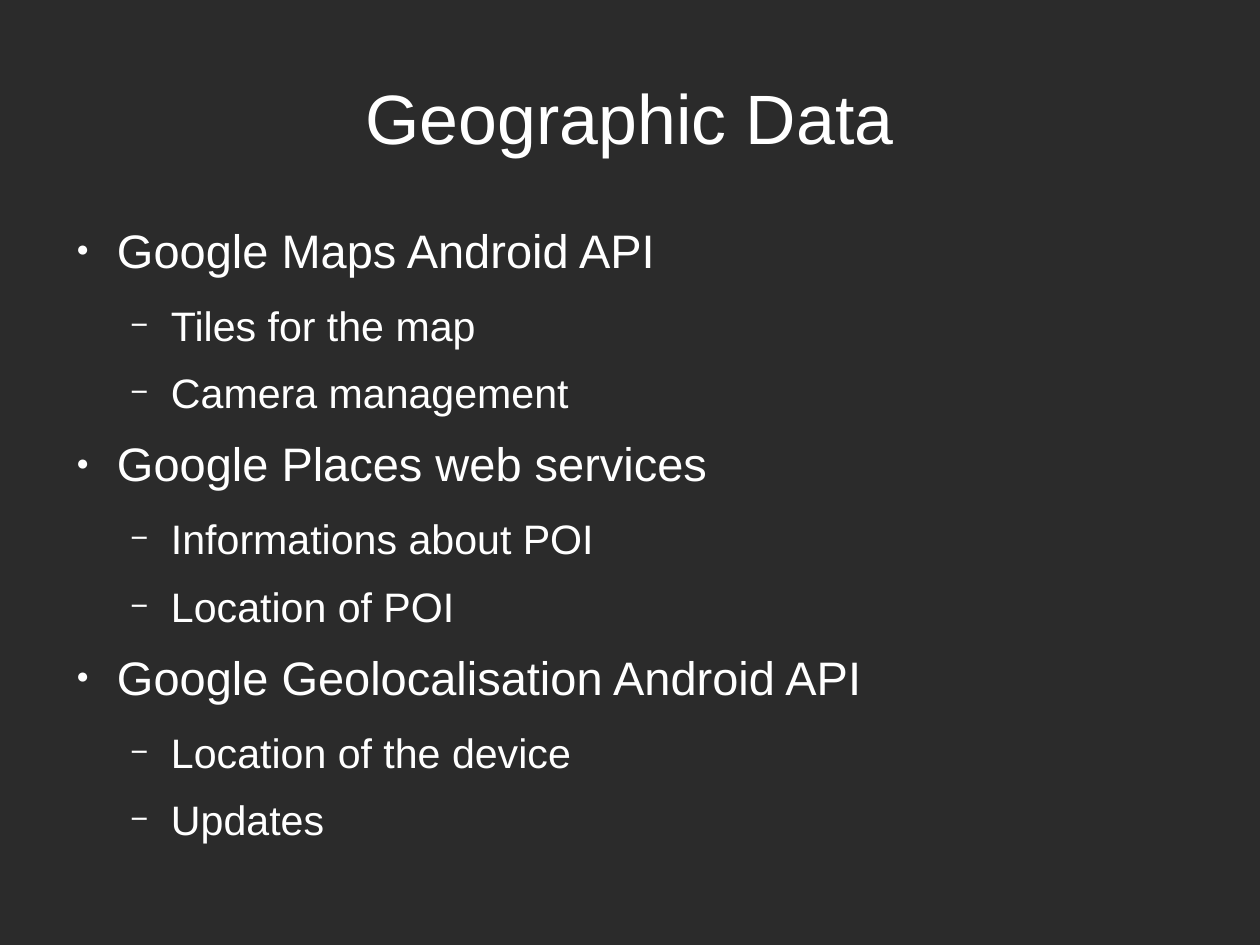
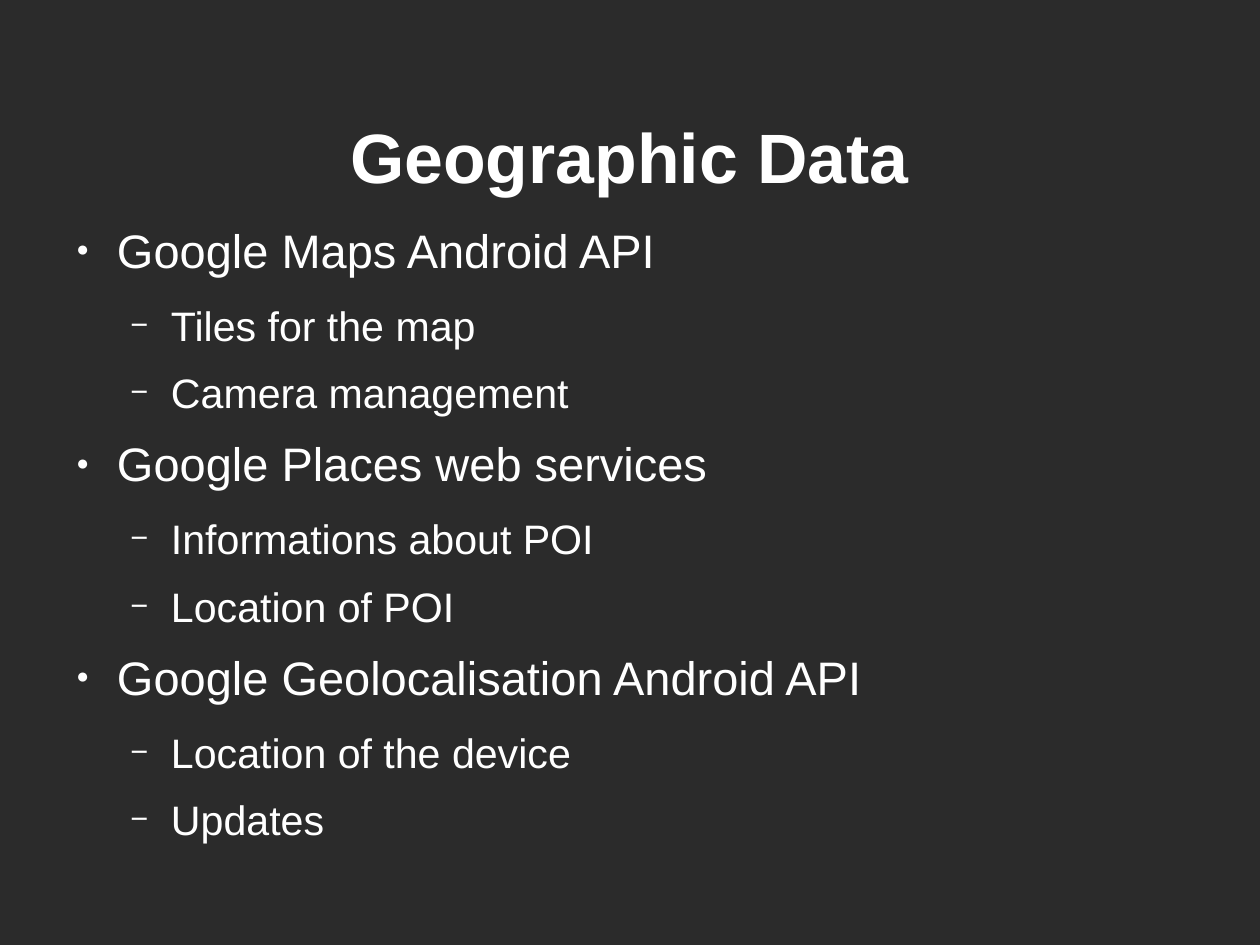
Before and after one commit to dducry/POI, a slide deck: slide 5 of presentationProjetSMS.odp. Drawn at 1260x945 pixels with LibreOffice and Linux fonts; fonts in the diff are those of the drawing; background and template pictures are left out; a plain dark background stands for a picture behind light text. Boxes give left, top, right and bottom in pixels: in the first picture for what was removed or moved away, otherwise in the second. Text is boxed around its words. In the diff, an @@ line names an element or a change of style, - is before the commit and + after.

Commit message:
Ajout de la présentation final en pdf et de la version modifiable en format libre office

```diff
--- a/presentationProjetSMS.odp
+++ b/presentationProjetSMS.odp
@@ title "Geographic Data": place and size @@
-title "Geographic Data" at [366,93,893,157]
+title "Geographic Data" at [350,132,908,196]
@@ title "Geographic Data" at [350,132,908,196]: bold on @@
```
Also in this commit, not shown: 5 other slides changed, 2 slides added, 2 slides removed, 1 other file.
